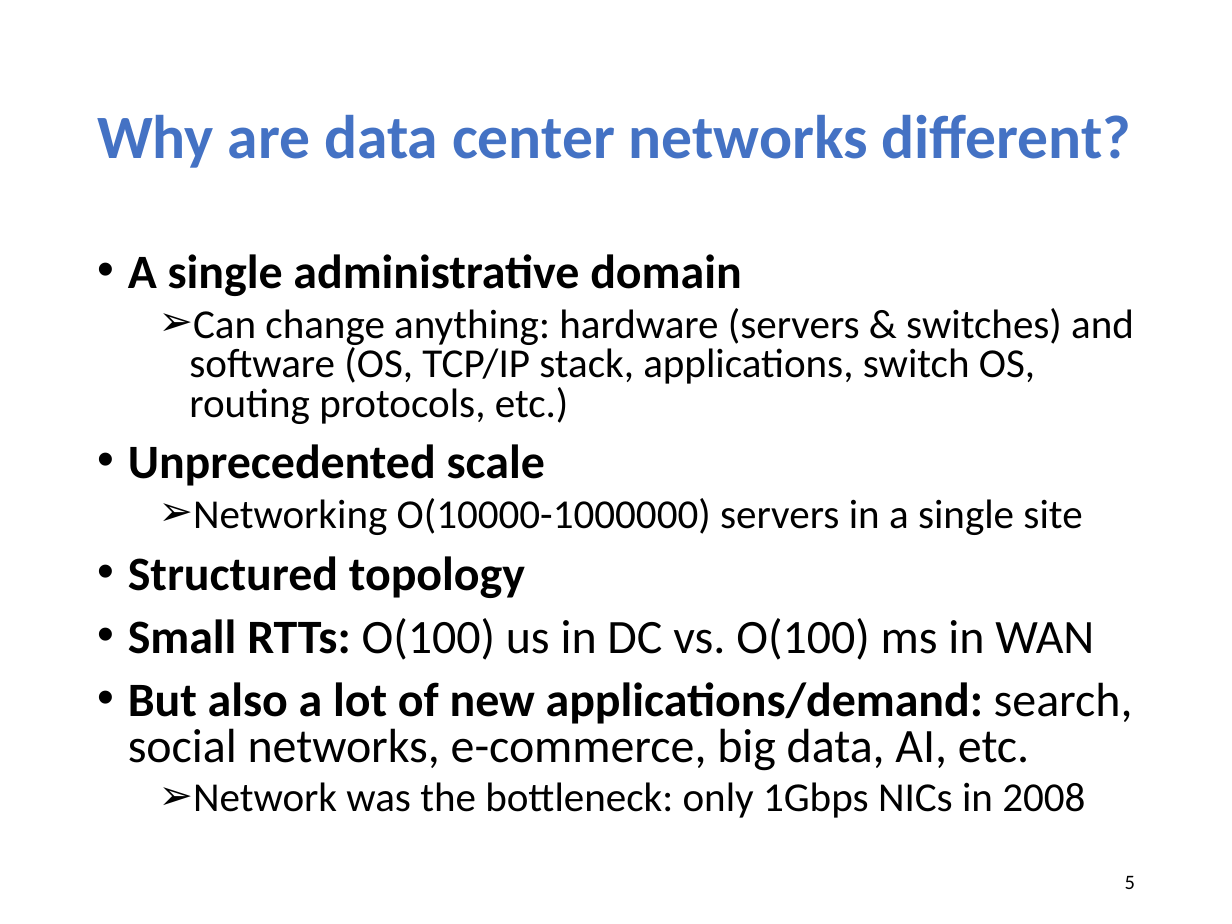
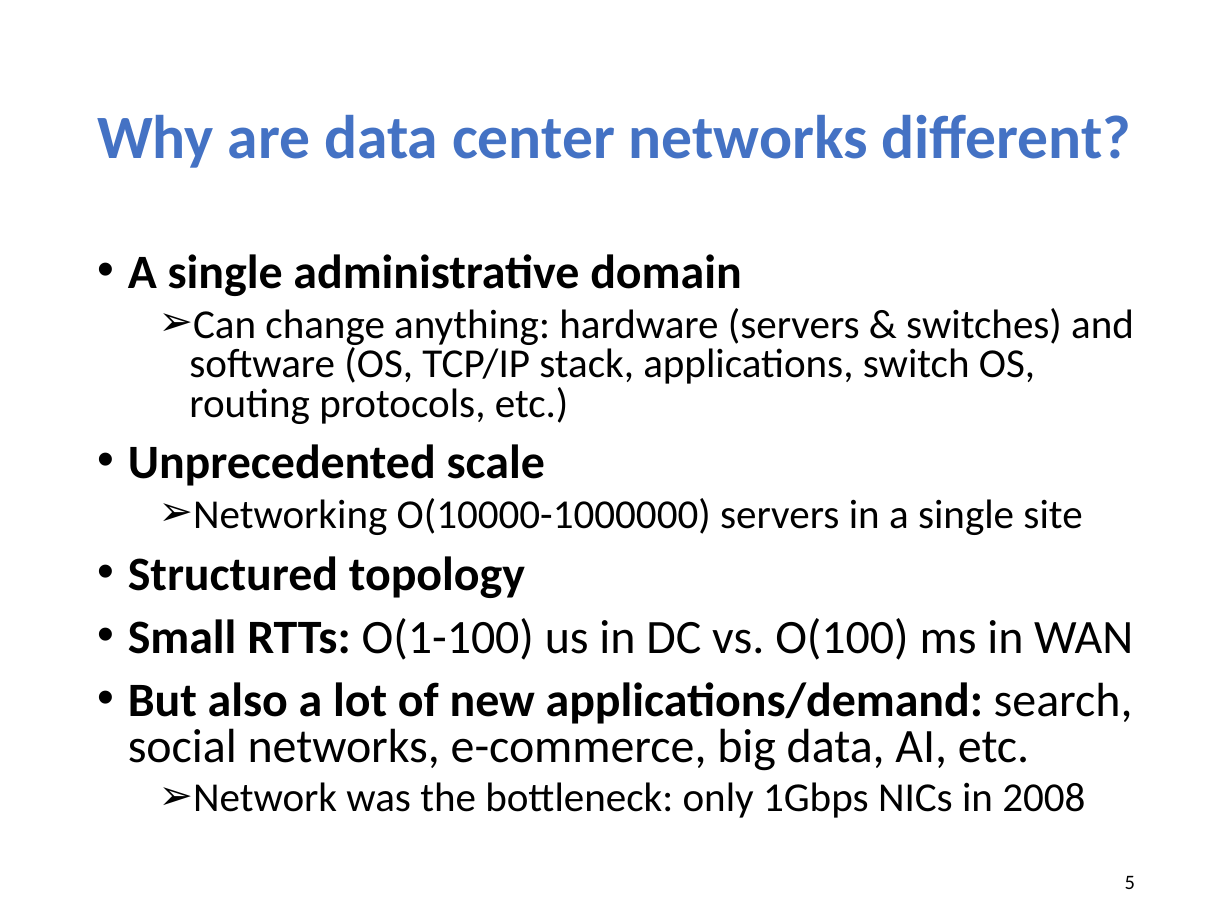
Before and after one commit to xinjin/course-adv-net, a slide deck: slide 5 of slides/lec06_datacenter.pptx. Drawn at 1232x924 pixels with LibreOffice and Linux fonts; fonts in the diff are those of the drawing. Boxes give left, top, right and bottom in pixels: in the first picture for what was removed or moved away, otherwise in the second. Text is boxed around its words. In the diff, an @@ line names an element or a change of style, - is before the commit and + after.

```diff
--- a/slides/lec06_datacenter.pptx
+++ b/slides/lec06_datacenter.pptx
@@ text at (x1=128, y1=618, x2=1133, y2=660): text changed @@
-• Small RTTs: O(100) us in DC vs. O(100) ms in WAN
+• Small RTTs: O(1-100) us in DC vs. O(100) ms in WAN
```
Also in this commit, not shown: 2 other slides changed, 1 slide added, 1 other file.
